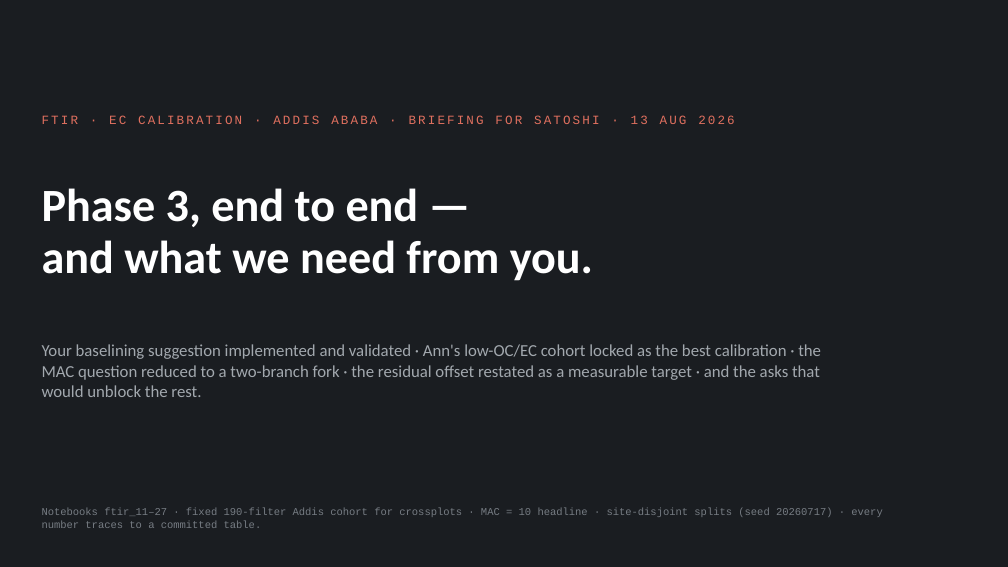
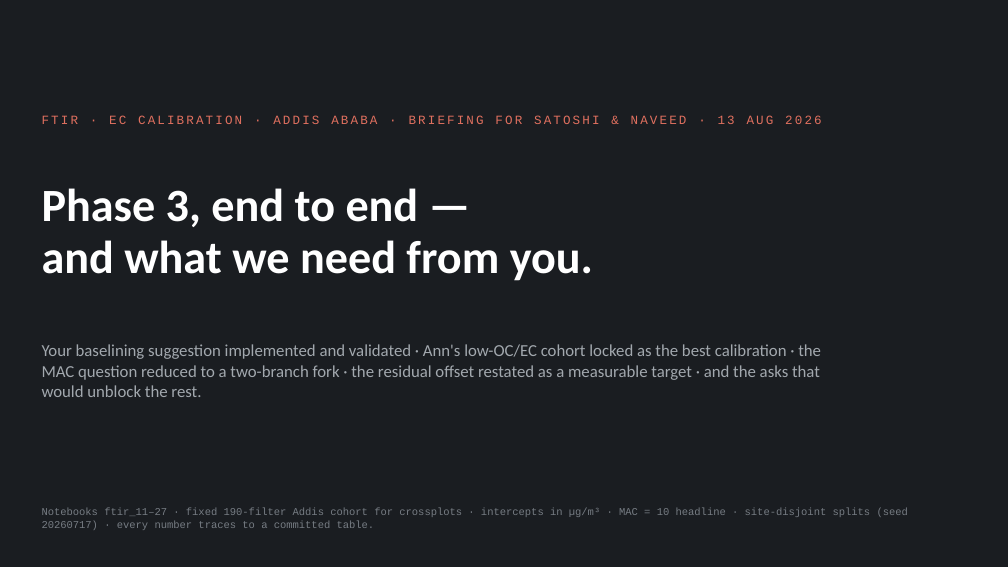
Before and after one commit to ahzs645/aethmodular, a slide deck: slide 1 of research/ftir_ec_phase3/deliverables/satoshi_deck_2026-08-13.pptx. Drawn at 1008x567 pixels with LibreOffice and Linux fonts; fonts in the diff are those of the drawing. Boxes give left, top, right and bottom in pixels: in the first picture for what was removed or moved away, otherwise in the second. Text is boxed around its words. In the diff, an @@ line names an element or a change of style, - is before the commit and + after.

```diff
--- a/research/ftir_ec_phase3/deliverables/satoshi_deck_2026-08-13.pptx
+++ b/research/ftir_ec_phase3/deliverables/satoshi_deck_2026-08-13.pptx
@@ text at <box>42,115,822,124</box>: text changed @@
-FTIR · EC CALIBRATION · ADDIS ABABA · BRIEFING FOR SATOSHI · 13 AUG 2026
+FTIR · EC CALIBRATION · ADDIS ABABA · BRIEFING FOR SATOSHI & NAVEED · 13 AUG 2026
@@ text at <box>42,508,908,530</box>: text changed @@
-Notebooks ftir_11–27 · fixed 190-filter Addis cohort for crossplots · MAC = 10 headline · site-disjoint splits (seed 20260717) · every number traces to a committed table.
+Notebooks ftir_11–27 · fixed 190-filter Addis cohort for crossplots · intercepts in µg/m³ · MAC = 10 headline · site-disjoint splits (seed 20260717) · every number traces to a committed table.
```
Also in this commit, not shown: 14 other slides changed, 2 slides added, 1 slide removed, 1 other file.
